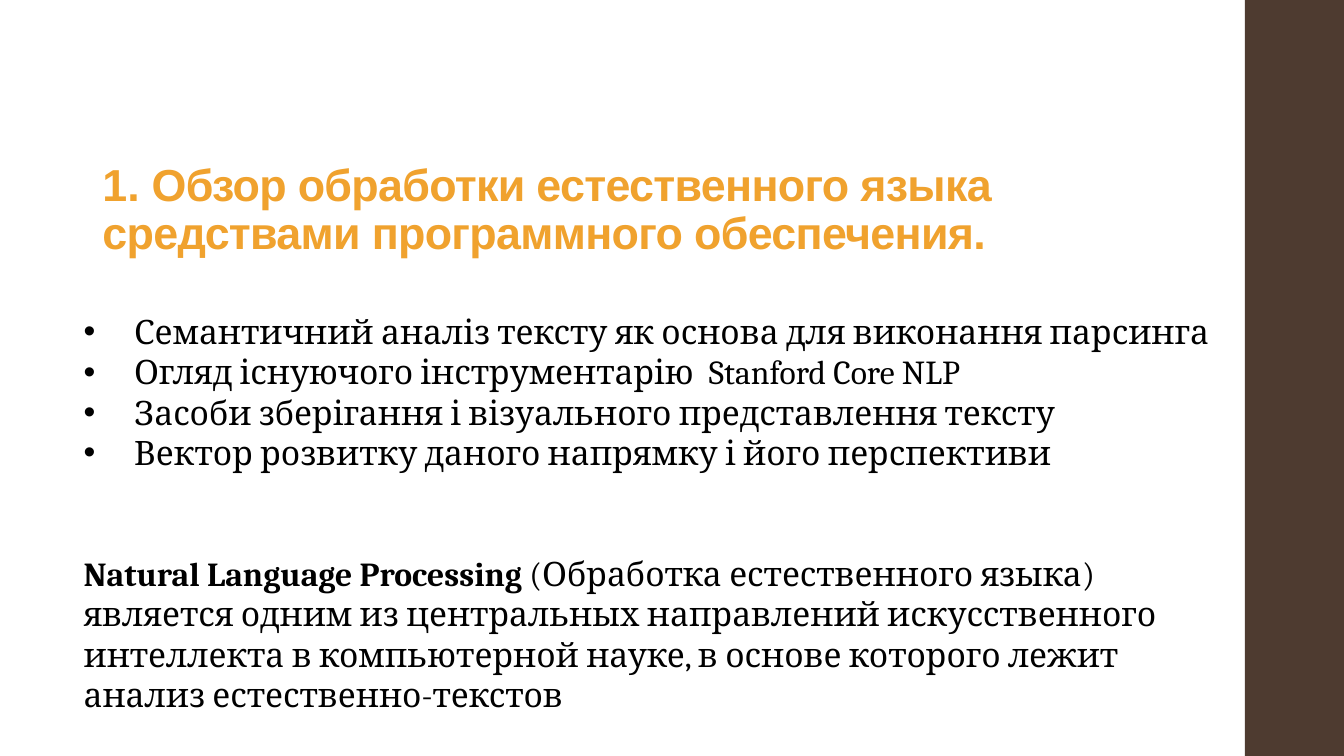
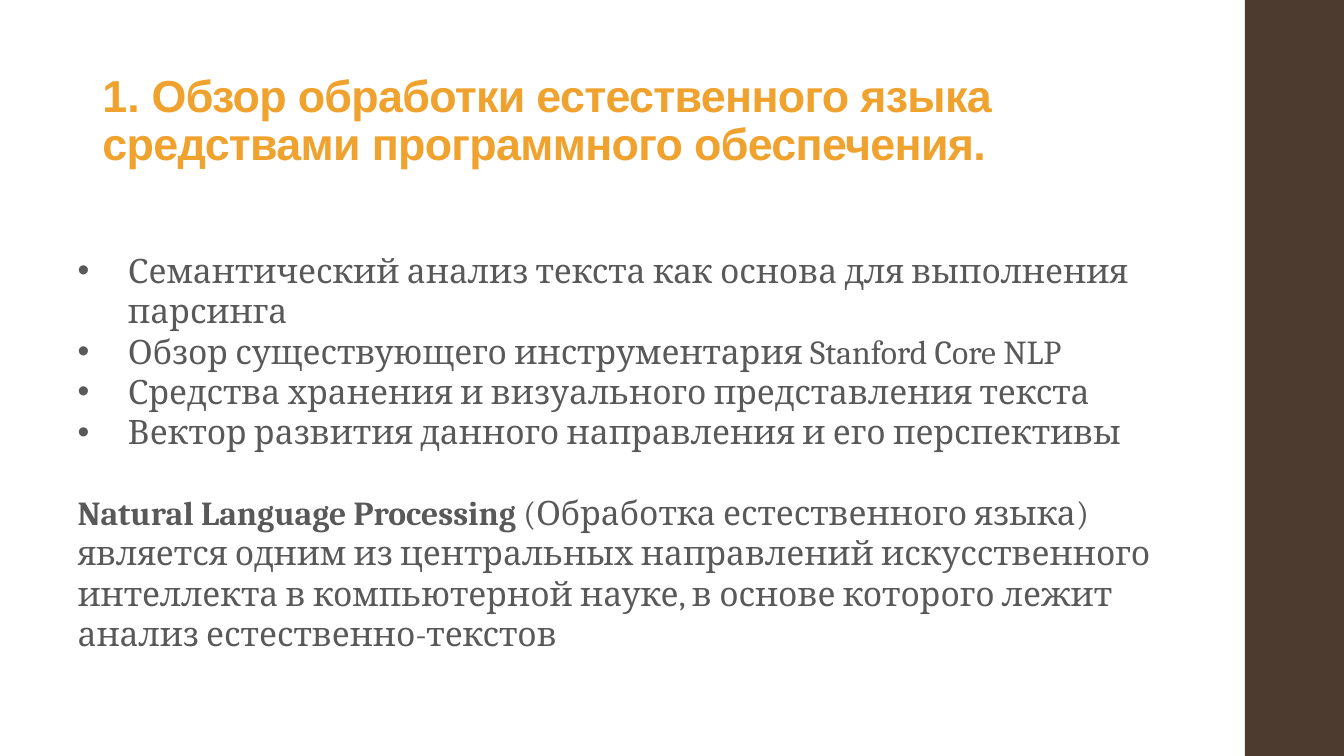
Before and after one commit to alexnodejs/onto-diploma, a slide deck: slide 3 of presentation/Moiseyenko_presentation.pptx. Drawn at 1344x756 pixels with LibreOffice and Linux fonts; fonts in the diff are those of the drawing. Boxes give left, top, right and bottom in pixels: in the first picture for what was removed or moved away, otherwise in the second. Text is boxed around its words. In the diff, an @@ line names an element or a change of style, - is before the commit and + after.

```diff
--- a/presentation/Moiseyenko_presentation.pptx
+++ b/presentation/Moiseyenko_presentation.pptx
@@ title "1. Обзор обработки естественного языка ...": place and size @@
-title "1. Обзор обработки естественного языка ..." at (102, 168, 991, 258)
+title "1. Обзор обработки естественного языка ..." at (102, 79, 991, 169)
@@ text "Семантический анализ текста как основа ...": place and size @@
-text "Семантический анализ текста как основа ..." at (84, 318, 1209, 708)
+text "Семантический анализ текста как основа ..." at (78, 258, 1150, 647)
@@ text at (128, 258, 1128, 452): text changed; text colour #000000 to #595959 @@
-• Семантичний аналіз тексту як основа для виконання парсинга
-• Огляд існуючого інструментарію Stanford Core NLP
-• Засоби зберігання і візуального представлення тексту
-• Вектор розвитку даного напрямку і його перспективи
+• Семантический анализ текста как основа для выполнения парсинга
+• Обзор существующего инструментария Stanford Core NLP
+• Средства хранения и визуального представления текста
+• Вектор развития данного направления и его перспективы
@@ text at (78, 499, 1150, 647): text colour #000000 to #595959 in "Natural Language Processing (Обработка естественного языка)  ..." @@
```
Also in this commit, not shown: 8 other slides changed, 1 slide added, 2 slides removed, 2 other files.
